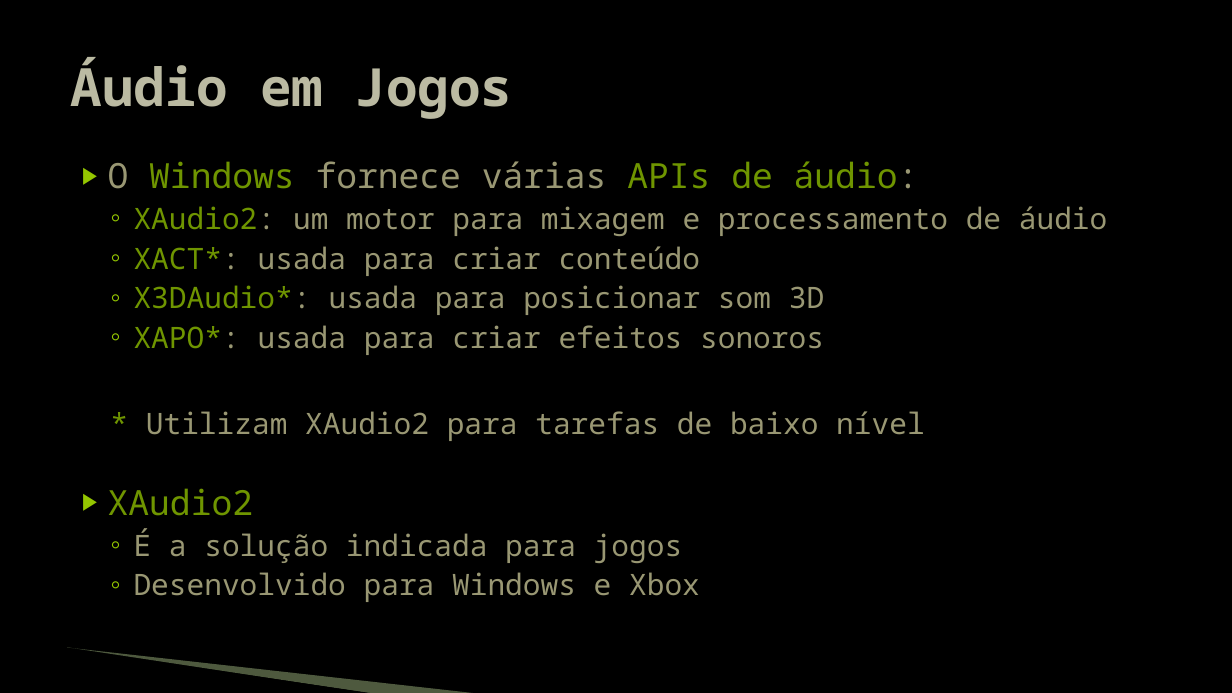
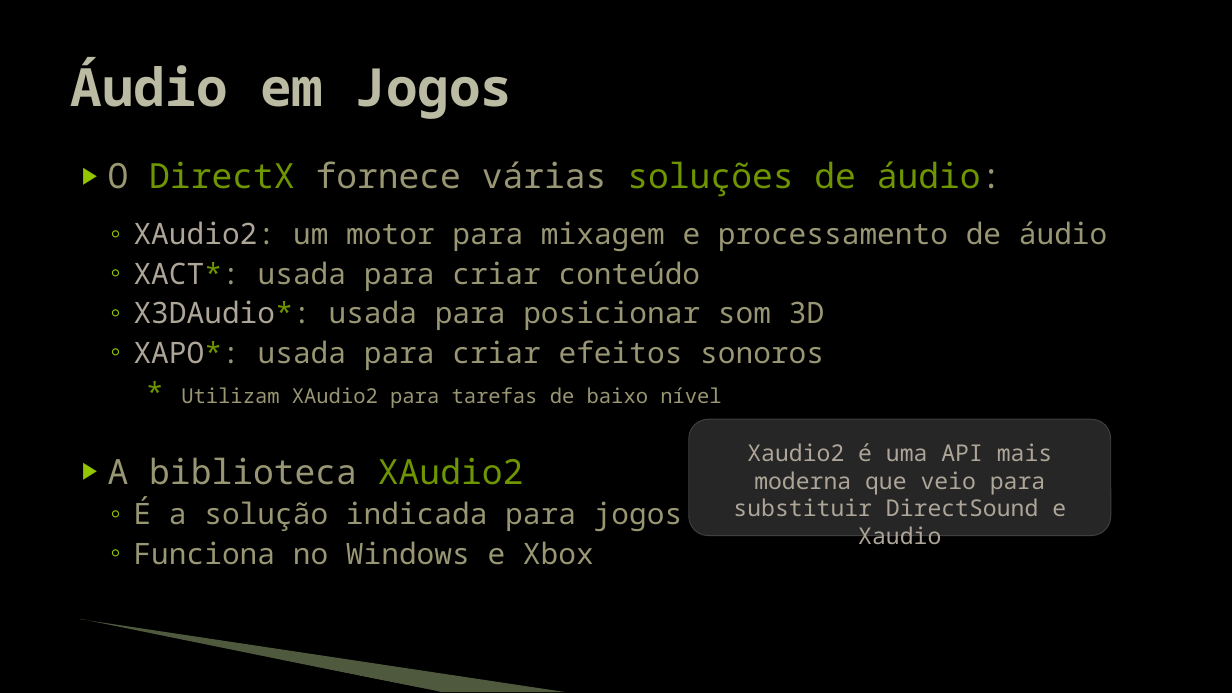
Before and after one commit to JudsonSS/Jogos, a slide deck: slide 10 of Slides/15. Reprodução de Áudio.pptx. Drawn at 1232x693 pixels with LibreOffice and Linux fonts; fonts in the diff are those of the drawing; background and template pictures are left out. Boxes give left, top, right and bottom in pixels: in the first picture for what was removed or moved away, otherwise in the second. Text is boxed around its words. In the diff, an @@ line names an element or a change of style, - is before the commit and + after.

```diff
--- a/Slides/15. Reprodução de Áudio.pptx
+++ b/Slides/15. Reprodução de Áudio.pptx
@@ text at [108, 161, 1002, 197]: text changed @@
-▶ O Windows fornece várias APIs de áudio:
+▶ O DirectX fornece várias soluções de áudio:
@@ text at [134, 221, 1108, 408]: text colour #6F9400 to #ADA598 in "XAudio2:", "XACT*:", "X3DAudio*:", "XAPO*:"; size 23 to 16 pt in "Utilizam XAudio2 para tarefas de baixo nível" @@
@@ rounded rectangle added at [689, 420, 1111, 536], fill #262626, outline #404040 0.75 pt @@
@@ text added at [733, 443, 1066, 516], 18 pt, text #ADA598 @@
+Xaudio2 é uma API mais moderna que veio para substituir DirectSound e Xaudio
@@ text at [108, 457, 524, 485]: text changed; text colour #6F9400 to #999773 @@
-▶ XAudio2
+▶ A biblioteca XAudio2
@@ text at [134, 541, 594, 565]: text changed @@
-  ◦ Desenvolvido para Windows e Xbox
+  ◦ Funciona no Windows e Xbox
@@ freeform shape: place and size @@
-freeform shape at [66, 649, 374, 693]
+freeform shape at [78, 621, 440, 692]
@@ freeform shape: place and size @@
-freeform shape at [67, 648, 481, 693]
+freeform shape at [80, 619, 566, 692]
```
Also in this commit, not shown: 19 other slides changed.
